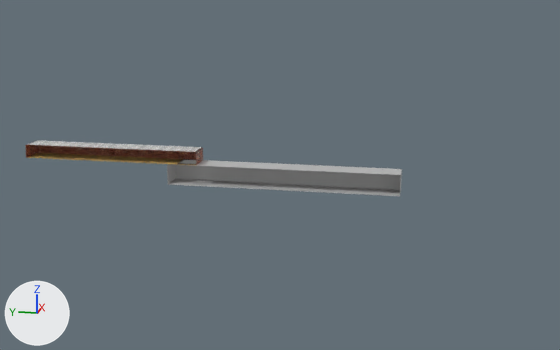
One commit to the FBX model Assets/Levels/level1/level1.fbx: the scene before it, then after it.
Both versions are drawn from a camera (50 mm lens) standing at (-0.66, -0.232, 0.156) and looking at (-0.002, -0.1, -0.008). The axes (+X, +Y, +Z) are drawn at lower left. The lights are the same throughout. Where no turn or scale is listed for an object, it has been applied to the vertices.
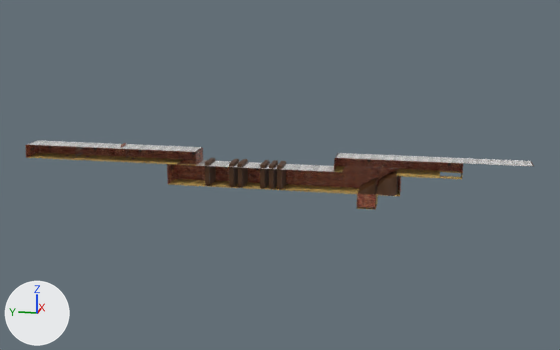
Diff of the bpy script that builds the scene:
```diff
--- a/Assets/Levels/level1/level1.fbx.py
+++ b/Assets/Levels/level1/level1.fbx.py
@@ ob_pplane2 @@
-ob_pplane2 = bpy.data.objects.new('pPlane2', me_mesh_005)
+ob_pplane2 = bpy.data.objects.new('pPlane2', None)
 ob_pplane2.location = (-0.0039, -0.1034, -0.0095)
@@ ob_pcube11 @@
+ob_pcube11 = bpy.data.objects.new('pCube11', me_mesh_036)  # 190 vertices, 188 faces; spans x -0.0104..0.0104, y -0.0032..0.0032, z -0.0106..0.0106; in mat_lambert5 (brown #4a2b0d)
+ob_pcube11.location = (-0.0036, -0.0948, -0.0079)
@@ ob_pcube9 @@
+ob_pcube9 = bpy.data.objects.new('pCube9', me_mesh_036.copy())
+ob_pcube9.location = (-0.0036, -0.0666, -0.0079)
@@ ob_polysurface40 @@
+ob_polysurface40 = bpy.data.objects.new('polySurface40', me_mesh.copy())  # the mesh of ob_polysurface12
+ob_polysurface40.location = (0.0, -0.2117, 0.0)
@@ ob_polysurface54 @@
+ob_polysurface54 = bpy.data.objects.new('polySurface54', me_mesh_021)  # 779 vertices, 763 faces; spans x -0.00133..0.00133, y -0.00118..0.00118, z -0.00187..0.00187; in mat_lambert4 (brown #321710), mat_phong4 (black #323232)
+ob_polysurface54.location = (0.006, -0.048, -0.0055)
@@ ob_pcube8 @@
+ob_pcube8 = bpy.data.objects.new('pCube8', me_mesh_036.copy())
+ob_pcube8.location = (-0.0036, -0.0588, -0.0079)
@@ ob_pcube10 @@
+ob_pcube10 = bpy.data.objects.new('pCube10', me_mesh_036.copy())
+ob_pcube10.location = (-0.0036, -0.0869, -0.0079)
@@ ob_polysurface57 @@
+ob_polysurface57 = bpy.data.objects.new('polySurface57', me_mesh_021.copy())
+ob_polysurface57.location = (0.006, -0.2468, 0.0057)
@@ ob_polysurface42 @@
+ob_polysurface42 = bpy.data.objects.new('polySurface42', me_mesh_014)  # 50 vertices, 46 faces; spans x -0.0112..0.0112, y -0.0079..0.0079, z -0.0109..0.0109; in mat_lambert5 (brown #4a2b0d)
+ob_polysurface42.location = (-0.004, -0.1784, -0.0197)
@@ ob_pcube7 @@
+ob_pcube7 = bpy.data.objects.new('pCube7', me_mesh_036.copy())
+ob_pcube7.location = (-0.0036, -0.0364, -0.0079)
@@ ob_polysurface58 @@
+ob_polysurface58 = bpy.data.objects.new('polySurface58', me_mesh_025)  # 779 vertices, 763 faces; spans x -0.00118..0.00118, y -0.00133..0.00133, z -0.00187..0.00187; in mat_lambert4 (brown #321710), mat_phong4 (black #323232)
+ob_polysurface58.location = (-0.0029, -0.2564, 0.0057)
@@ ob_polysurface37 @@
+ob_polysurface37 = bpy.data.objects.new('polySurface37', me_mesh_007)  # 24 vertices, 16 faces; spans x -0.015..0.0072, y -0.0459..0.0614, z -0.0014..0.0
+ob_polysurface37.location = (0.0, -0.2117, 0.0)
@@ ob_polysurface39 @@
+ob_polysurface39 = bpy.data.objects.new('polySurface39', me_mesh_004.copy())  # the mesh of ob_polysurface15
+ob_polysurface39.location = (-0.0043, -0.2323, 0.0121)
@@ ob_polysurface41 @@
+ob_polysurface41 = bpy.data.objects.new('polySurface41', me_mesh_013)  # 77 vertices, 73 faces; spans x -0.0119..0.0097, y -0.006..0.0115, z -0.005..0.0137; in mat_lambert5 (brown #4a2b0d)
+ob_polysurface41.location = (-0.0024, -0.1987, -0.0139)
@@ ob_polysurface38 @@
+ob_polysurface38 = bpy.data.objects.new('polySurface38', me_mesh_003_1)  # 10 vertices, 4 faces; spans x -0.015..0.0072, y -0.0459..0.0614, z 0.0..0.0114
+ob_polysurface38.location = (0.0, -0.2117, 0.0)
@@ ob_pcube12 @@
+ob_pcube12 = bpy.data.objects.new('pCube12', me_mesh_036.copy())
+ob_pcube12.location = (-0.0036, -0.1021, -0.0079)
@@ ob_polysurface55 @@
+ob_polysurface55 = bpy.data.objects.new('polySurface55', me_mesh_021.copy())
+ob_polysurface55.location = (0.006, -0.1166, -0.0055)
@@ ob_polysurface34 @@
+ob_polysurface34 = bpy.data.objects.new('polySurface34', me_mesh_012)  # 8 vertices, 2 faces; spans x -0.011..0.011, y -0.054..0.103, z 0.0
+ob_polysurface34.location = (-0.0039, -0.1034, -0.0001)
@@ ob_polysurface59 @@
+ob_polysurface59 = bpy.data.objects.new('polySurface59', me_mesh_026)  # 779 vertices, 763 faces; spans x -0.00118..0.00118, y -0.00133..0.00133, z -0.00187..0.00187; in mat_lambert4 (brown #321710), mat_phong4 (black #323232)
+ob_polysurface59.location = (-0.0036, -0.0012, -0.0055)
@@ ob_polysurface35 @@
+ob_polysurface35 = bpy.data.objects.new('polySurface35', me_mesh_010)  # 10 vertices, 4 faces; spans x -0.011..0.011, y -0.202..0.005, z 0.0..0.019
+ob_polysurface35.location = (-0.0039, -0.005, -0.0188)
@@ ob_polysurface56 @@
+ob_polysurface56 = bpy.data.objects.new('polySurface56', me_mesh_021.copy())
+ob_polysurface56.location = (0.006, -0.1778, 0.0057)
@@ ob_polysurface62 @@
+ob_polysurface62 = bpy.data.objects.new('polySurface62', me_mesh_021.copy())
+ob_polysurface62.location = (0.006, -0.0775, -0.0055)
@@ ob_polysurface33 @@
+ob_polysurface33 = bpy.data.objects.new('polySurface33', me_mesh_011)  # 14 vertices, 7 faces; spans x -0.011..0.011, y -0.202..0.005, z -0.013..0.0
+ob_polysurface33.location = (-0.0039, -0.005, -0.0188)
```

Where the change shows, as pixel boxes [x1, y1, x2, y2] in the pictures (560 x 350 px):
'pPlane2', no longer drawn: before [167, 160, 402, 196]
'polySurface35', added: after [167, 160, 402, 193]
'polySurface38', added: after [334, 158, 463, 176]
'polySurface33', added: after [169, 179, 400, 210]
'polySurface39', added: after [336, 153, 533, 166]
'polySurface34', added: after [174, 160, 334, 172]
'polySurface42', added (brown): after [357, 178, 377, 208]
'polySurface37', added: after [334, 166, 462, 179]
'polySurface41', added (brown): after [377, 170, 398, 196]
'pCube7', added: after [205, 158, 216, 185]
'pCube9', added: after [238, 159, 248, 187]
'pCube8', added: after [229, 159, 239, 187]
'pCube12', added: after [277, 161, 286, 189]
'pCube10', added: after [260, 160, 270, 188]
'pCube11', added: after [269, 160, 278, 189]
